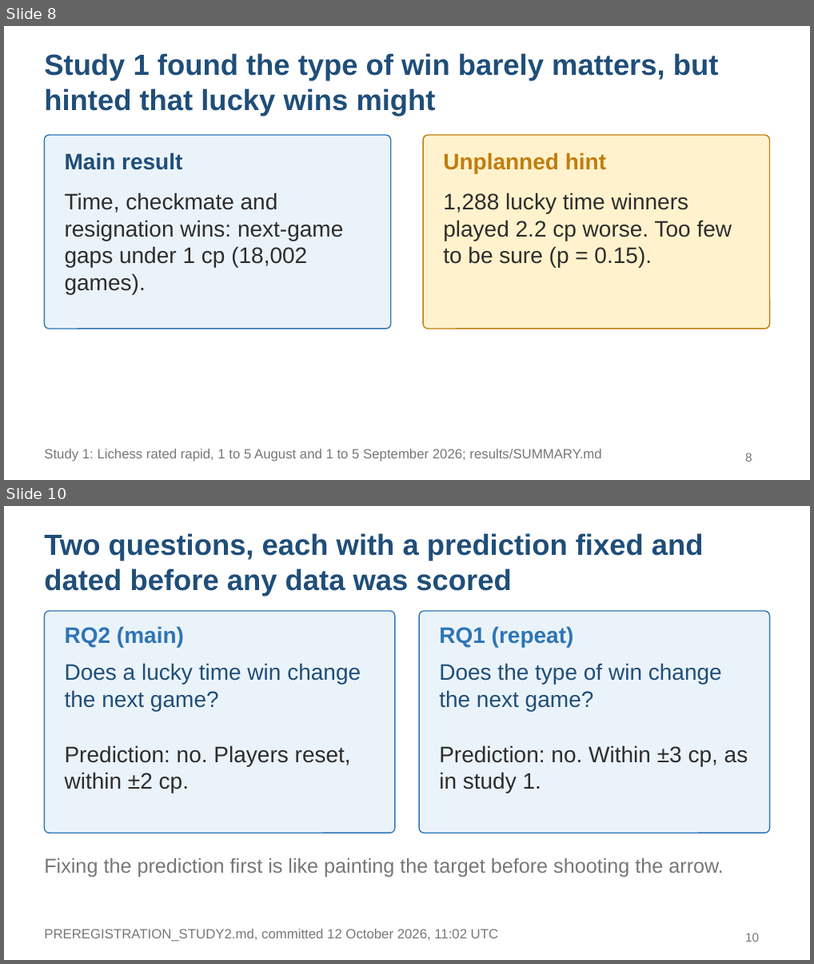
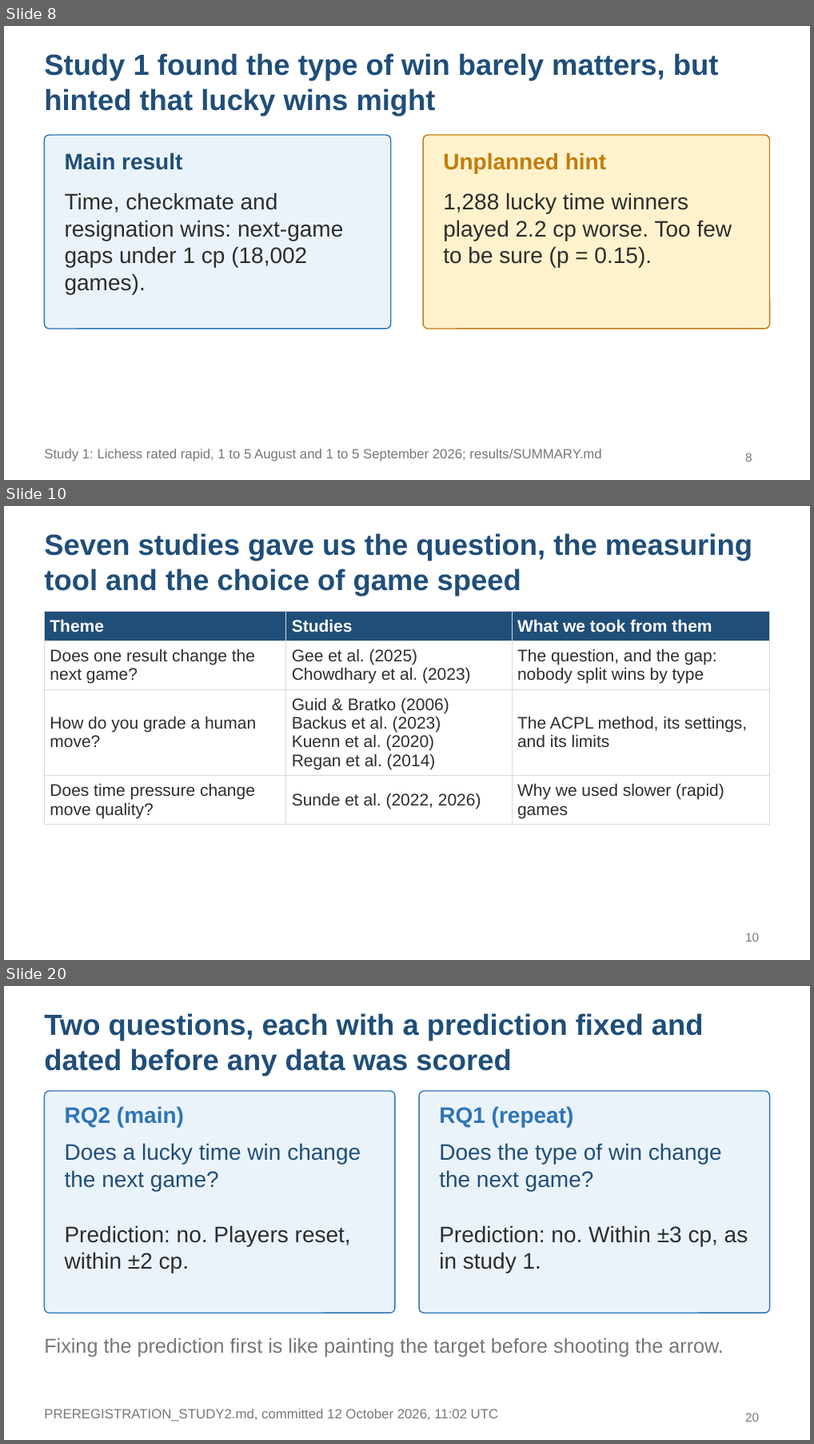
Before and after one commit to KaranaGulati/ContinuedLearningResearch, a slide deck: slides/study2-final.pptx. Shown one above the other, each under a label of ours: slides 8 and 10 before the commit, slides 8, 10 and 20 after it; the slides between them are not shown. The pictures are 814x964 and 814x1444 pixels, drawn with LibreOffice and Linux fonts; fonts in the diff are those of the drawing. Boxes give left, top, right and bottom in pixels: in the first picture for what was removed or moved away, otherwise in the second. Text is boxed around its words. In the diff, an @@ line names an element or a change of style, - is before the commit and + after.

```diff
--- a/slides/study2-final.pptx
+++ b/slides/study2-final.pptx
@@ slide 10 added at box(4, 506, 810, 960), background #FFFFFF @@
@@ title added at box(44, 533, 753, 596), 26 pt, text #1F4E79, bold @@
+Seven studies gave us the question, the measuring tool and the choice of game speed
@@ table added at box(44, 611, 770, 821), 4 rows, 3 columns @@
+Theme | Studies | What we took from them
+Does one result change the next game? | Gee et al. (2025) / Chowdhary et al. (2023) | The question, and the gap: nobody split wins by type
+How do you grade a human move? | Guid & Bratko (2006) / Backus et al. (2023) / Kuenn et al. (2020) / Regan et al. (2014) | The ACPL method, its settings, and its limits
+Does time pressure change move quality? | Sunde et al. (2022, 2026) | Why we used slower (rapid) games
@@ page number added at box(746, 932, 759, 941), 11 pt, text #777777 @@
+10
@@ what was slide 10 is now slide 20 @@
@@ page number at box(746, 1412, 759, 1421): text changed @@
-10
+20
```
Also in this commit, not shown: 6 slides changed, 9 other slides added, 2 other files.
